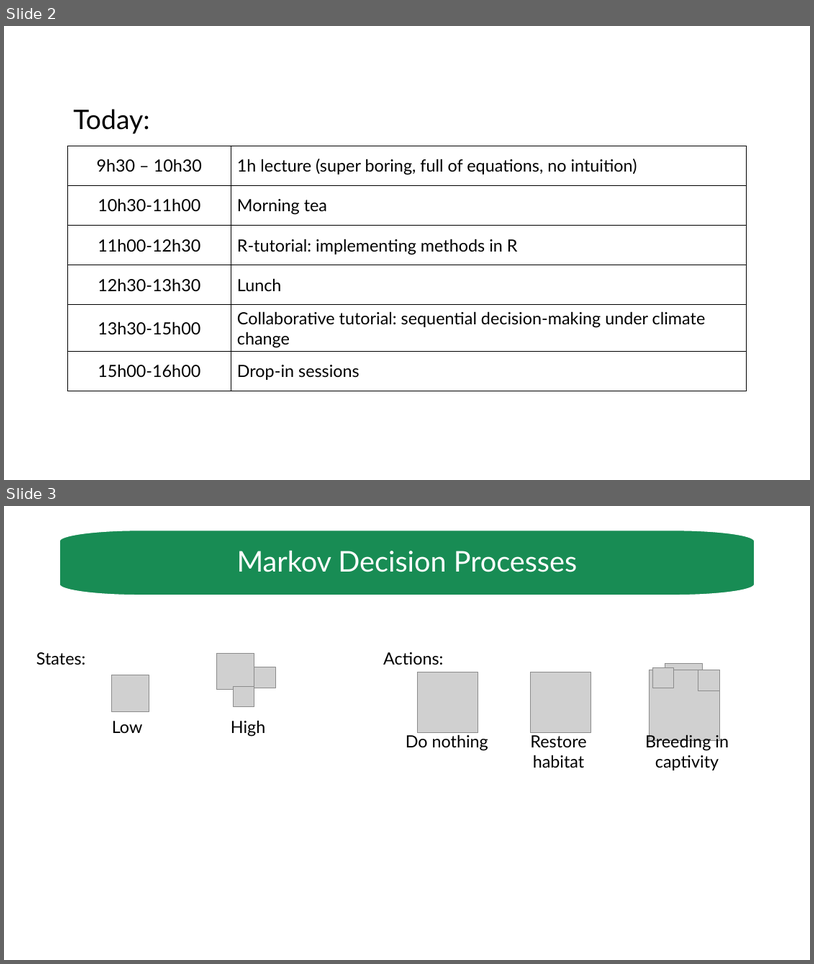
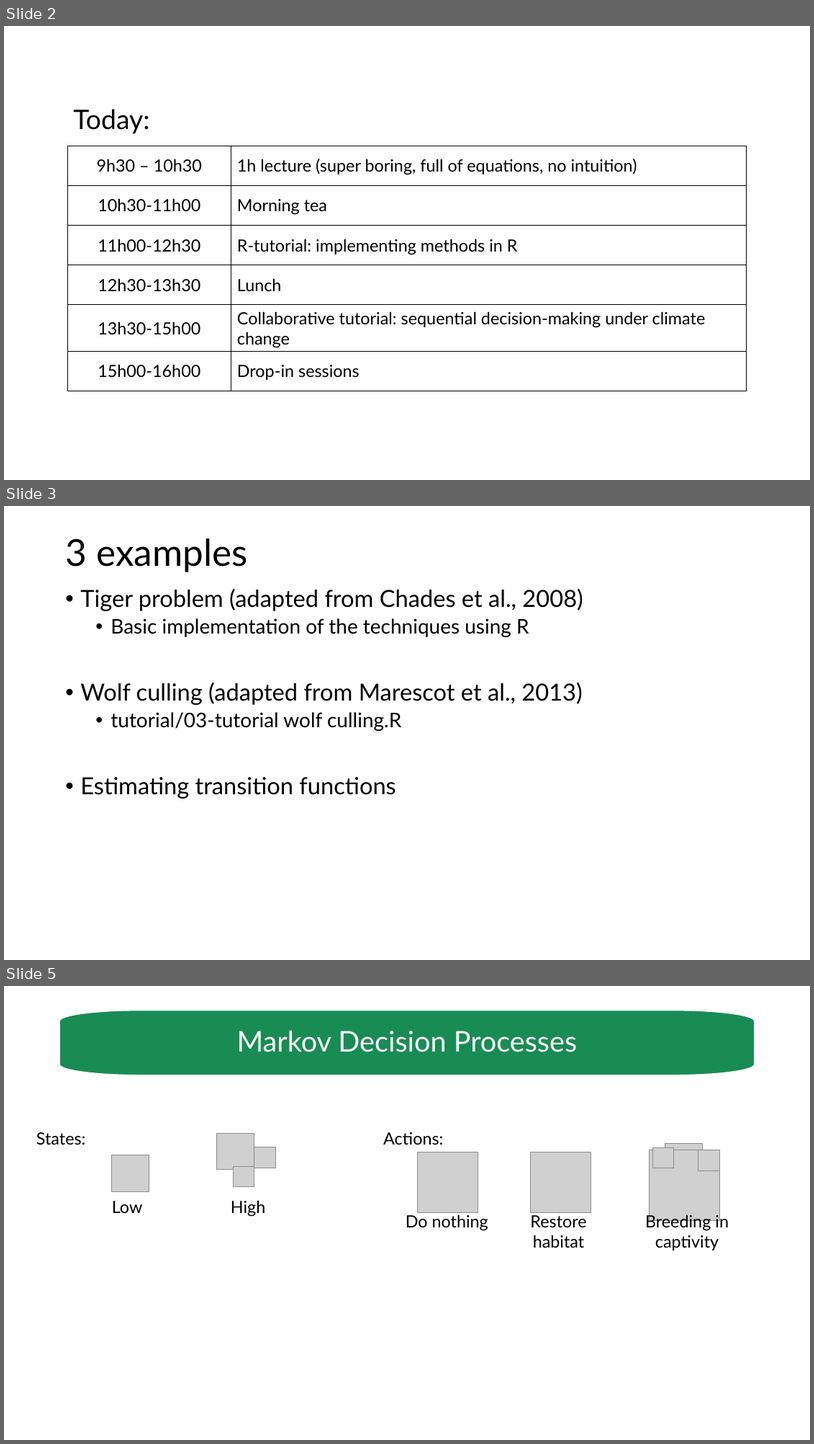
Before and after one commit to luzvpascal/MDPworkshop, a slide deck: slides/workshop-1.pptx. Shown one above the other, each under a label of ours: slides 2 and 3 before the commit, slides 2, 3 and 5 after it; the slides between them are not shown. The pictures are 814x964 and 814x1444 pixels, drawn with LibreOffice and Linux fonts; fonts in the diff are those of the drawing; grey boxes stand for pictures. Boxes give left, top, right and bottom in pixels: in the first picture for what was removed or moved away, otherwise in the second. Text is boxed around its words. In the diff, an @@ line names an element or a change of style, - is before the commit and + after.

```diff
--- a/slides/workshop-1.pptx
+++ b/slides/workshop-1.pptx
@@ slide 3 added at box(4, 506, 810, 960), background #FFFFFF @@
@@ title added at box(65, 538, 247, 572), 44 pt, text #000000 @@
+3 examples
@@ text added at box(80, 589, 583, 798), 28 pt, text #000000 @@
+• Tiger problem (adapted from Chades et al., 2008)
+  • Basic implementation of the techniques using R
+• Wolf culling (adapted from Marescot et al., 2013)
+  • tutorial/03-tutorial wolf culling.R
+• Estimating transition functions
@@ what was slide 3 is now slide 5 @@
```
Also in this commit, not shown: 1 slide changed, 1 other slide added, 4 other files.
